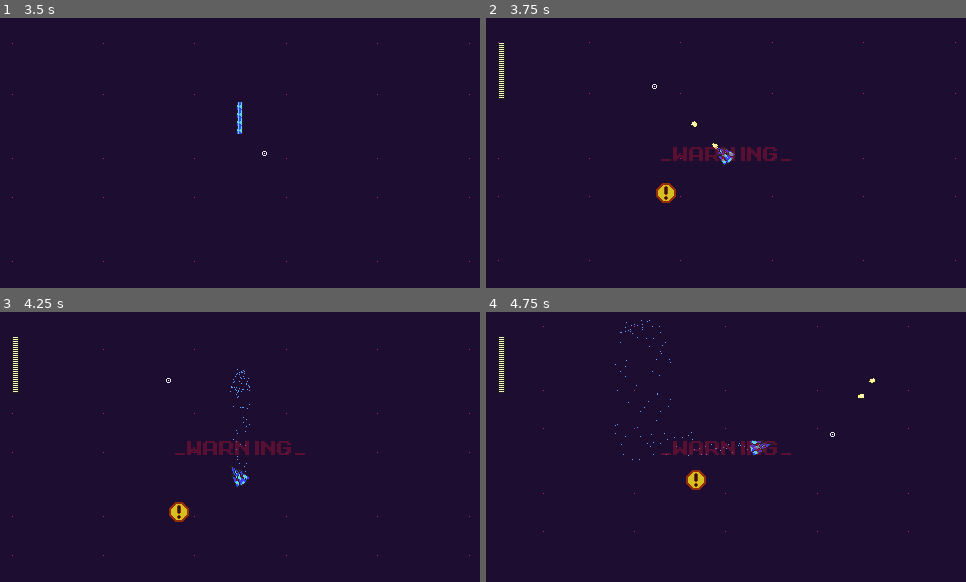
Above: before the commit, frames 1-4 (two rows, left to right).
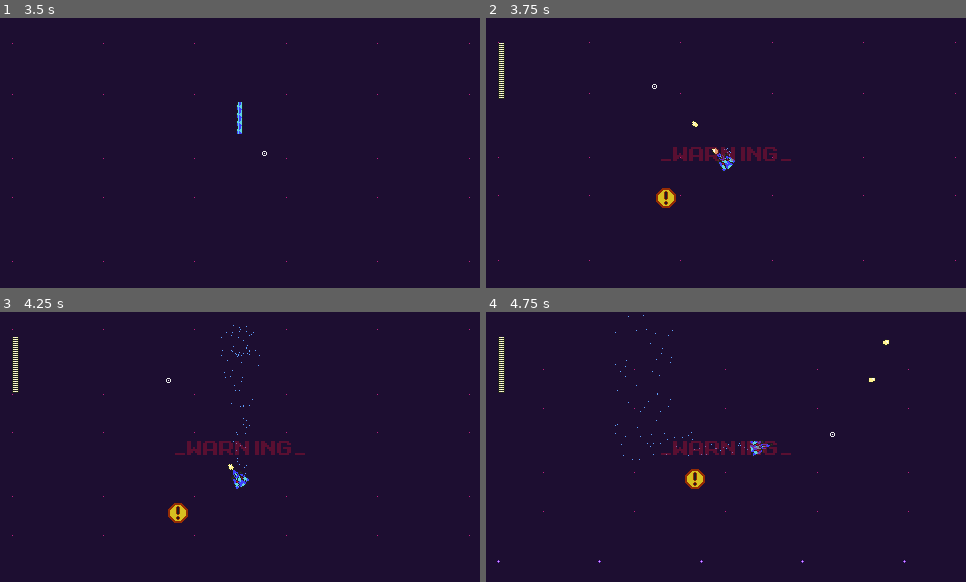
Above: after the commit, the same moments.

Repository: PKGaspi/Mega-Man-Space-2
Game: Godot game, scene res://scenes/space.tscn
The game is run twice, just before and just after one commit, with the same random seed, the same clock (stepped at 60 frames per second) and the same inputs.
Inputs (mouse positions are in pixels of both pictures, inside the frame that each line leads up to):
- Up to frame 1 (3.5 s): tap Enter at 0.5, 2 s; move the mouse to (216, 207) at 0.52 s; press the mouse at (216, 207) at 0.53 s; hold W (keyboard_move_up) 0.53-2.03 s; tap Space at 1.25, 2.75 s; move the mouse to (384, 193) at 1.27 s; release the mouse at (384, 193) at 1.28 s; click (384, 193) at 1.35 s; move the mouse to (96, 112) at 2.02 s; press the mouse at (96, 112) at 2.03 s; hold A (keyboard_move_left) from 2.03 s (still down); move the mouse to (264, 153) at 2.77 s; release the mouse at (264, 153) at 2.78 s; click (264, 153) at 2.85 s
- Up to frame 2 (3.75 s): tap Enter at 3.5 s; move the mouse to (654, 85) at 3.52 s; release A (keyboard_move_left) at 3.53 s; press the mouse at (654, 85) at 3.53 s; hold S (keyboard_move_down) from 3.53 s (still down)
- Up to frame 3 (4.25 s): keep holding S (keyboard_move_down)
- Up to frame 4 (4.75 s): move the mouse to (831, 433) at 4.27 s; release S (keyboard_move_down) at 4.28 s; release the mouse at (831, 433) at 4.28 s; hold D (keyboard_move_right) from 4.28 s (still down); click (831, 433) at 4.35 s

Frame 1 is identical in both runs. In frame 2, 0.4% of the frame differs, in the area x 2-98%, y 38-71%; in frame 3, 0.4%; in frame 4, 0.3%.

Commit message:
Changed bullets to Area2D so they collide. This opens the posibility for piercing bullets.

Diff:
--- a/godot_proyect/scenes/characters/megaship/lemon.tscn
+++ b/godot_proyect/scenes/characters/megaship/lemon.tscn
@@ -7,10 +7,11 @@
 radius = 7.54087
 height = 0.310454
 
-[node name="Lemon" type="KinematicBody2D" groups=[
+[node name="Lemon" type="Area2D" groups=[
 "PLAYER_BULLETS",
 ]]
 light_mask = 2
+monitorable = false
 collision_layer = 2
 collision_mask = 4
 script = ExtResource( 1 )
@@ -19,9 +20,11 @@
 texture = ExtResource( 2 )
 
 [node name="CollisionShape2D" type="CollisionShape2D" parent="."]
+visible = false
 scale = Vector2( 0.4, 0.3 )
 shape = SubResource( 1 )
 
 [node name="VisibilityNotifier2D" type="VisibilityNotifier2D" parent="."]
-position = Vector2( 0, -2.38419e-007 )
+position = Vector2( 0, -2.38419e-07 )
 scale = Vector2( 0.4, 0.3 )
+[connection signal="body_entered" from="." to="." method="_on_body_entered"]
--- a/godot_proyect/scripts/characters/megaship/lemon.gd
+++ b/godot_proyect/scripts/characters/megaship/lemon.gd
@@ -1,11 +1,13 @@
-extends KinematicBody2D
+extends Area2D
 
 const MOTION_SPEED = 560 # Pixels/second.
 
 var damage = 2
 
+var dir
+
 func _ready():
-	add_collision_exception_with(self)
+	dir = Vector2(cos(rotation), sin(rotation))
 	var err = get_node("VisibilityNotifier2D").connect("screen_exited", self, "_on_screen_exited")
 	if err != OK:
 		print("Error connecting signal")
@@ -16,15 +18,18 @@
 
 
 func _physics_process(delta):
-	var motion = Vector2(cos(rotation), sin(rotation)) * MOTION_SPEED
-	var collision = move_and_collide(motion * delta)
+	move(MOTION_SPEED * delta * dir)
 
-	if collision:
-		# TODO: Move hitting sound to here.
-		collision.collider.hit(self)
-		queue_free()
 
 func init(global_position, rotation, group):
 	self.global_position = global_position
 	self.rotation = rotation
 	add_to_group(group)
+
+func move(to_move):
+	global_position += to_move
+
+func _on_body_entered(body: PhysicsBody2D) -> void:
+	# TODO: Move hitting sound to here.
+	body.hit(self)
+	queue_free()
--- a/godot_proyect/scripts/characters/megaship/megaship.gd
+++ b/godot_proyect/scripts/characters/megaship/megaship.gd
@@ -24,7 +24,7 @@
 ## Gameplay values. ##
 ######################
 # Moving speed.
-const MOVE_SPEED_ACCEL = 10 # In pixels/second^2.
+const MOVE_SPEED_ACCEL = 30 # In pixels/second^2.
 const MOVE_SPEED_DEACCEL = 20 # In pixels/second^2.
 const MOVE_SPEED_MAX = 260 # In pixels/second.
 # Cannons positions.
@@ -65,9 +65,9 @@
 var bullet_max = 3 # Max bullets per cannon on screen.
 const BULLET_MAX_MIN = 1 # Min max bullets per cannon on screen.
 
-###########
+############
 # WEAPONS. #
-###########
+############
 var WEAPONS = global.WEAPONS # WEAPONS enum.
 var active_weapon = WEAPONS.MEGA # Current active weapon.
 # Unlocked WEAPONS.
